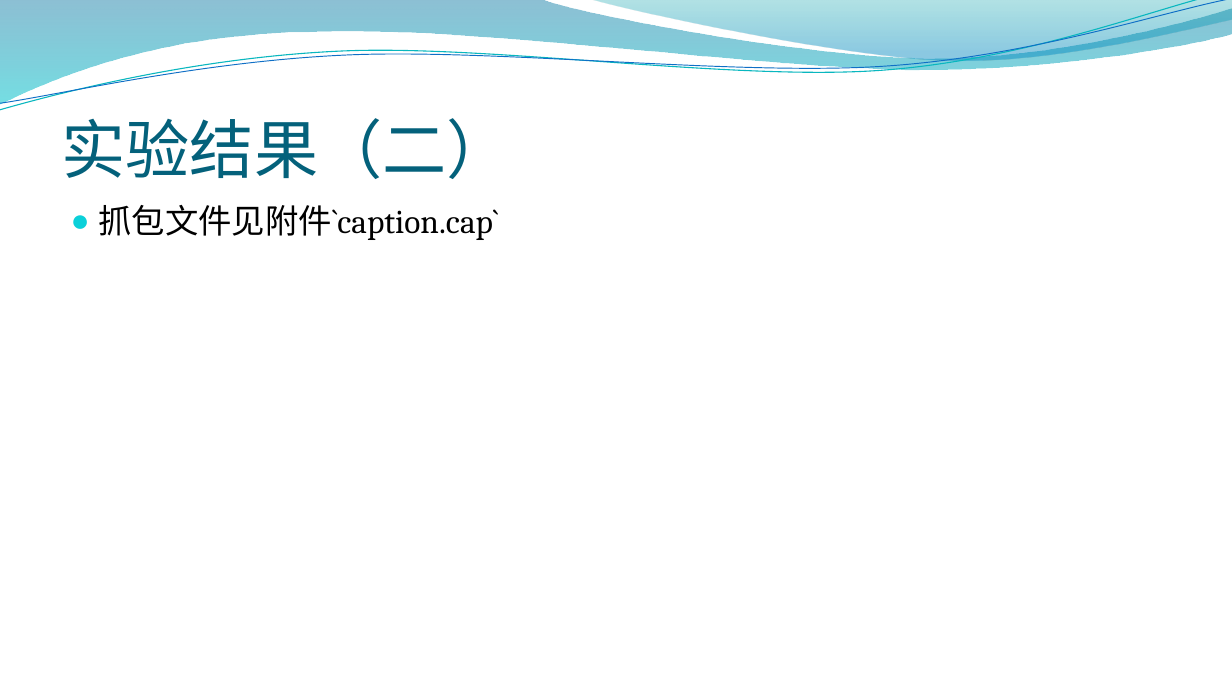
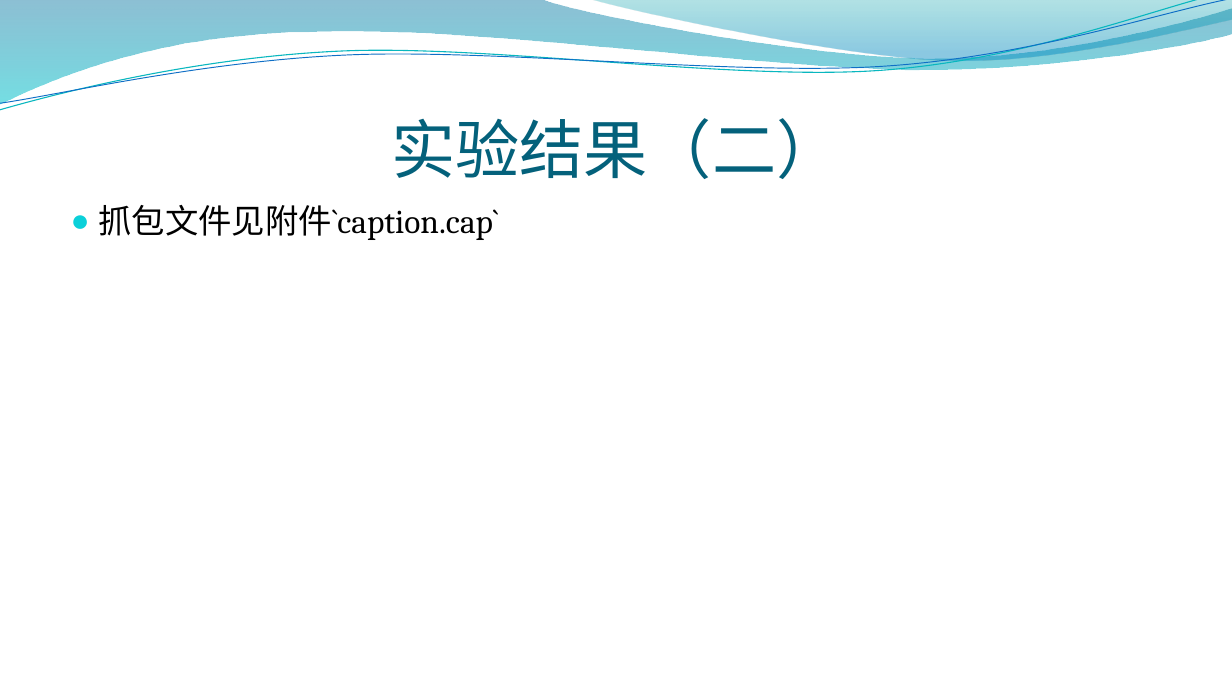
Before and after one commit to houwentaoff/test_gnuradio, a slide deck: slide 24 of doc/高速自组网.pptx (slide 19 before the commit). Drawn at 1232x693 pixels with LibreOffice and Linux fonts; fonts in the diff are those of the drawing; background and template pictures are left out. Boxes give left, top, right and bottom in pixels: in the first picture for what was removed or moved away, otherwise in the second. Text is boxed around its words. In the diff, an @@ line names an element or a change of style, - is before the commit and + after.

```diff
--- a/doc/高速自组网.pptx
+++ b/doc/高速自组网.pptx
@@ title "实验结果（二）" at (391,118,840,179): alignment left to centre @@
```
Also in this commit, not shown: 3 other slides changed, 5 slides added, 1 other file.
